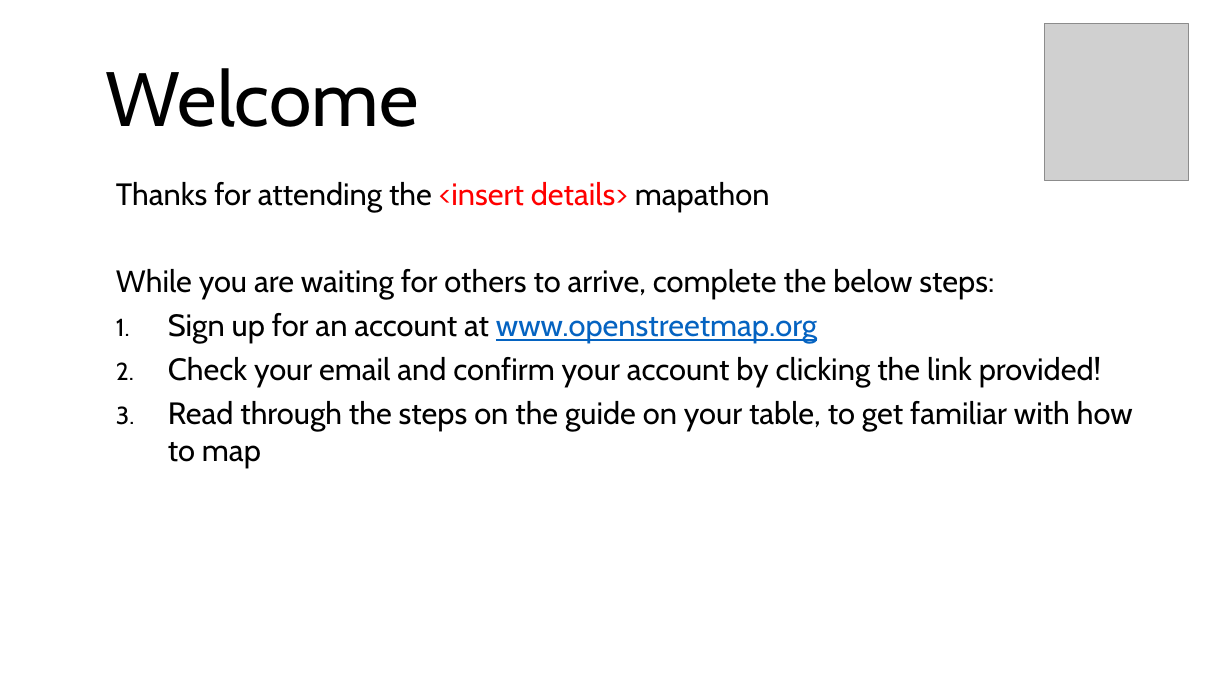
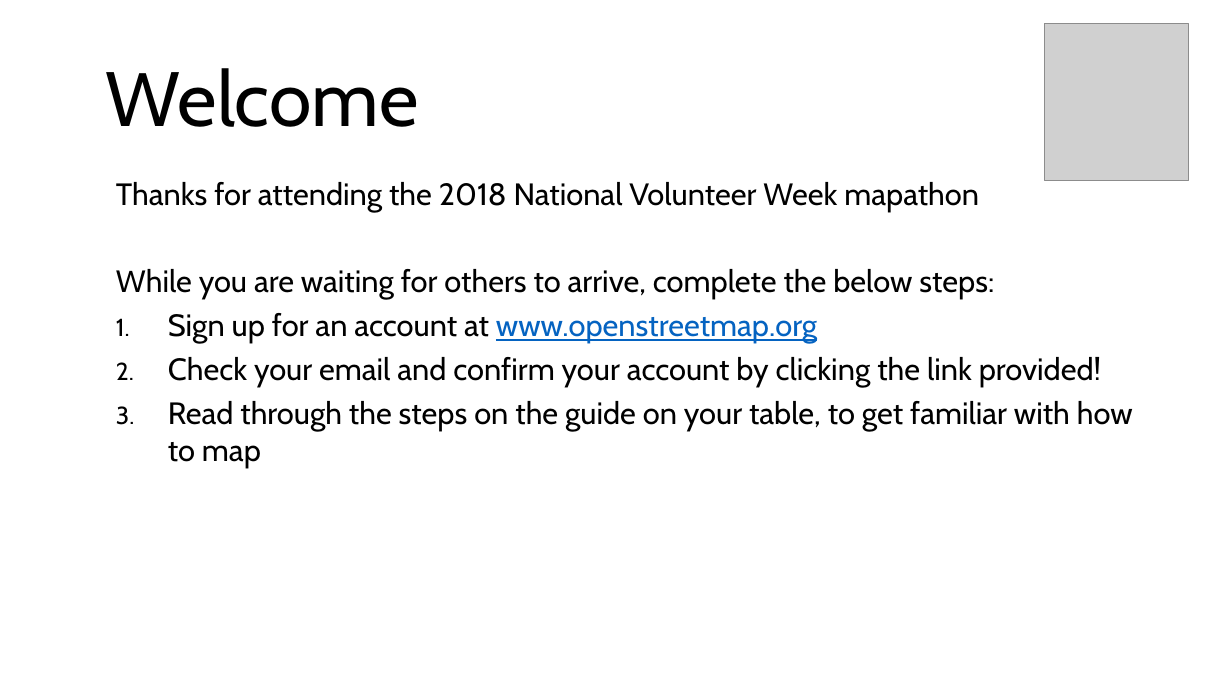
Before and after one commit to MissingMaps/partners, a slide deck: slide 5 of app/assets/docs/Missing Maps presentation deck_msft.pptx (slide 2 before the commit). Drawn at 1232x693 pixels with LibreOffice and Linux fonts; fonts in the diff are those of the drawing; grey boxes stand for pictures. Boxes give left, top, right and bottom in pixels: in the first picture for what was removed or moved away, otherwise in the second. Text is boxed around its words. In the diff, an @@ line names an element or a change of style, - is before the commit and + after.

```diff
--- a/app/assets/docs/Missing Maps presentation deck_msft.pptx
+++ b/app/assets/docs/Missing Maps presentation deck_msft.pptx
@@ text at (116, 182, 979, 212): text changed @@
-Thanks for attending the <insert details> mapathon
+Thanks for attending the 2018 National Volunteer Week mapathon
```
Also in this commit, not shown: 4 slides added.
